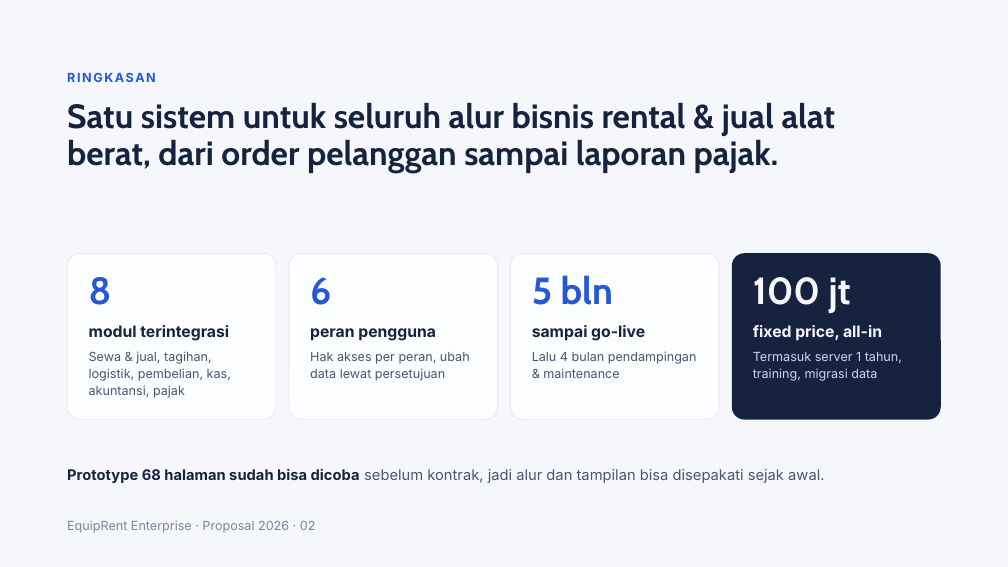
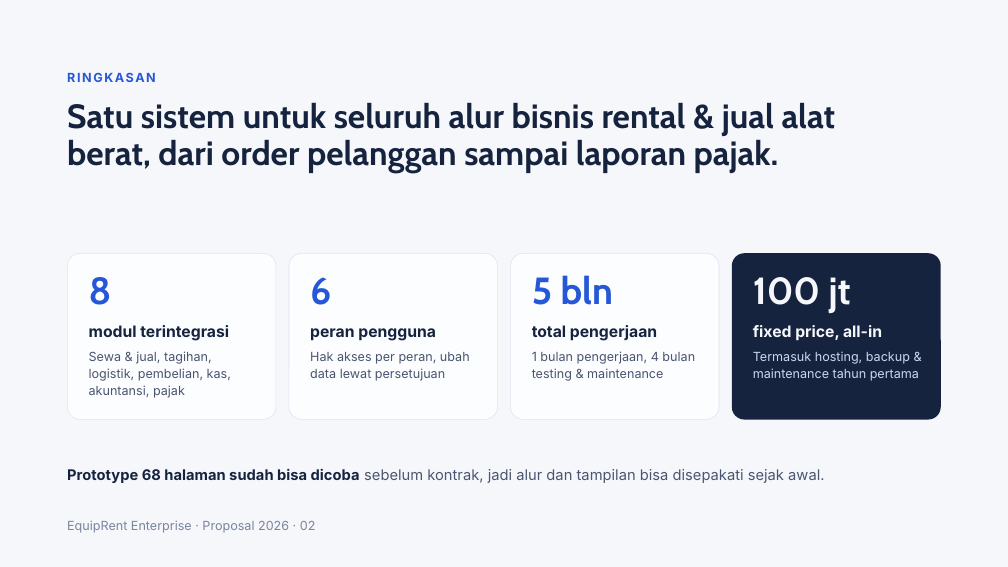
Before and after one commit to erziealdrian02/tkn-rent-revamp, a slide deck: slide 2 of equiprent-enterprise/excel/Proposal EquipRent Enterprise.pptx. Drawn at 1008x567 pixels with LibreOffice and Linux fonts; fonts in the diff are those of the drawing. Boxes give left, top, right and bottom in pixels: in the first picture for what was removed or moved away, otherwise in the second. Text is boxed around its words. In the diff, an @@ line names an element or a change of style, - is before the commit and + after.

```diff
--- a/equiprent-enterprise/excel/Proposal EquipRent Enterprise.pptx
+++ b/equiprent-enterprise/excel/Proposal EquipRent Enterprise.pptx
@@ text at (x1=532, y1=325, x2=657, y2=341): text changed @@
-sampai go-live
+total pengerjaan
@@ text at (x1=532, y1=351, x2=695, y2=381): text changed @@
-Lalu 4 bulan pendampingan & maintenance
+1 bulan pengerjaan, 4 bulan testing & maintenance
@@ text at (x1=753, y1=352, x2=919, y2=381): text changed @@
-Termasuk server 1 tahun, training, migrasi data
+Termasuk hosting, backup & maintenance tahun pertama
```
Also in this commit, not shown: 8 other slides changed, 2 other files.
